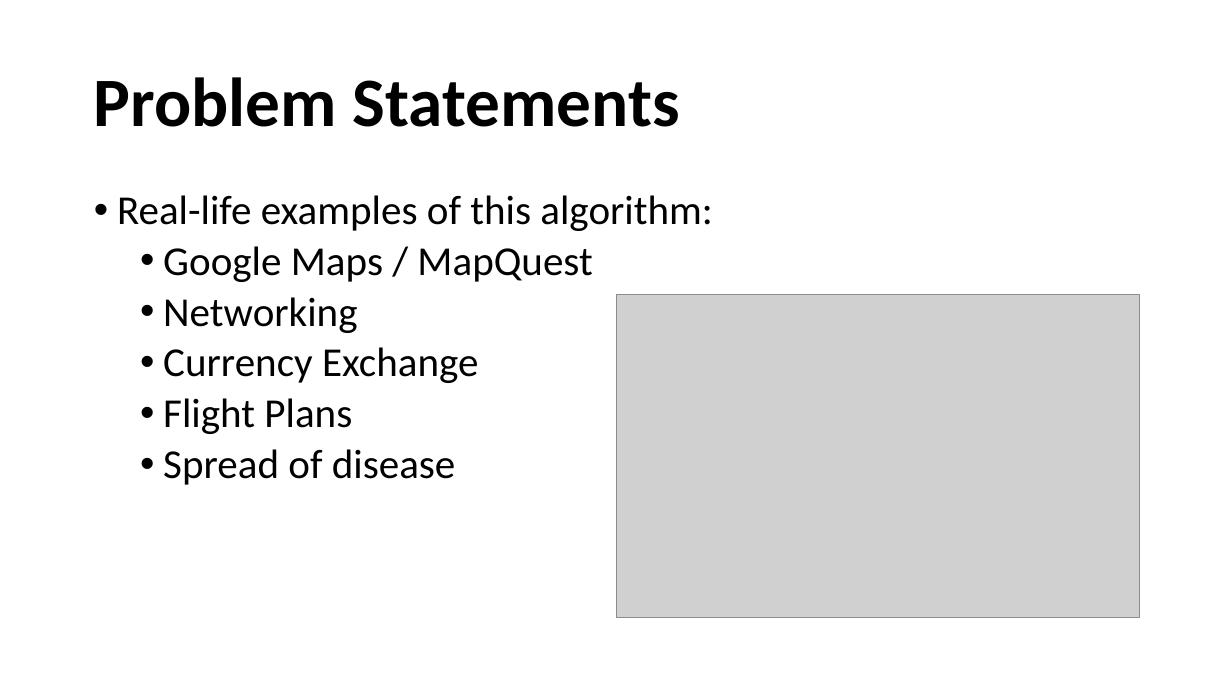
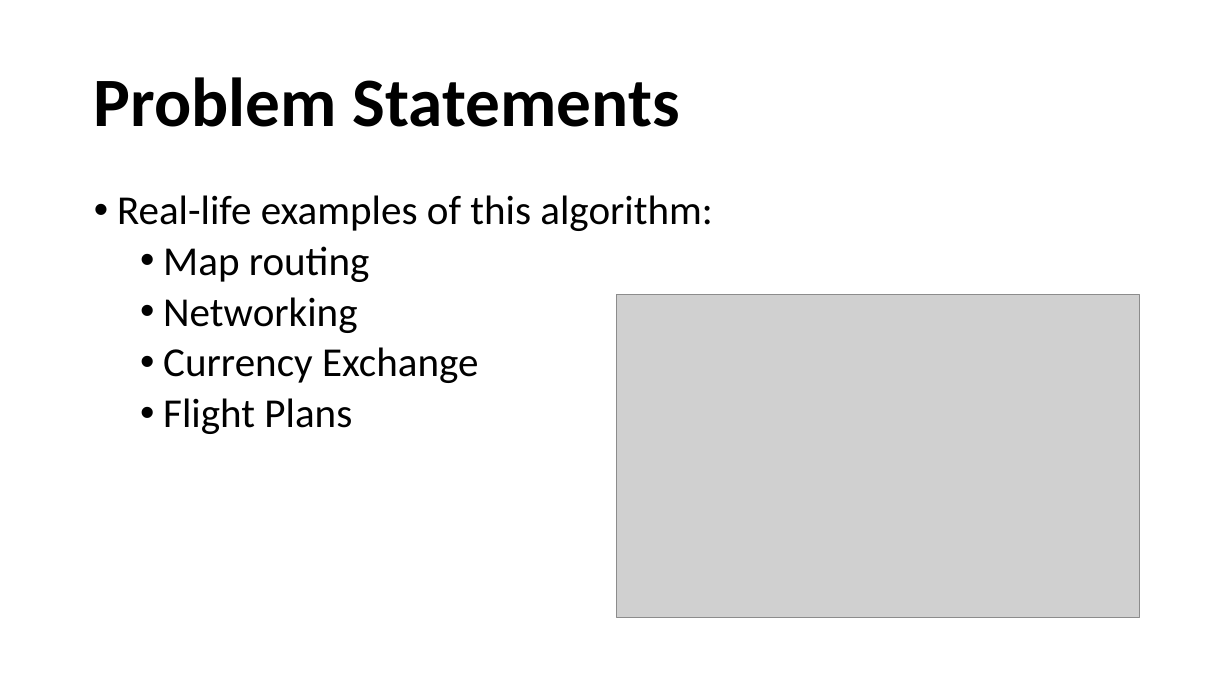
Before and after one commit to belavina/Assignment3_DSA, a slide deck: slide 3 of Assignment3_DSA.pptx. Drawn at 1232x693 pixels with LibreOffice and Linux fonts; fonts in the diff are those of the drawing; grey boxes stand for pictures. Boxes give left, top, right and bottom in pixels: in the first picture for what was removed or moved away, otherwise in the second. Text is boxed around its words. In the diff, an @@ line names an element or a change of style, - is before the commit and + after.

```diff
--- a/Assignment3_DSA.pptx
+++ b/Assignment3_DSA.pptx
@@ text at box(163, 246, 370, 282): text changed @@
-  • Google Maps / MapQuest
+  • Map routing
@@ text at box(163, 449, 456, 485): paragraph removed @@
-  • Spread of disease
```
Also in this commit, not shown: 8 other slides changed, 12 slides added.
